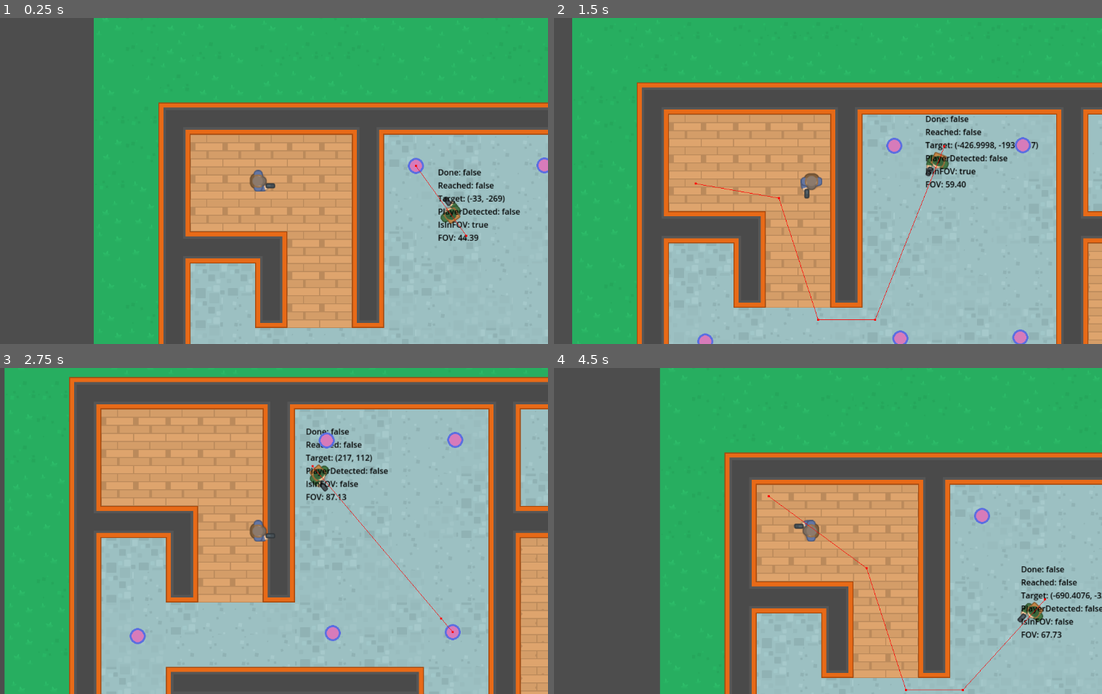
Above: before the commit, frames 1-4 (two rows, left to right).
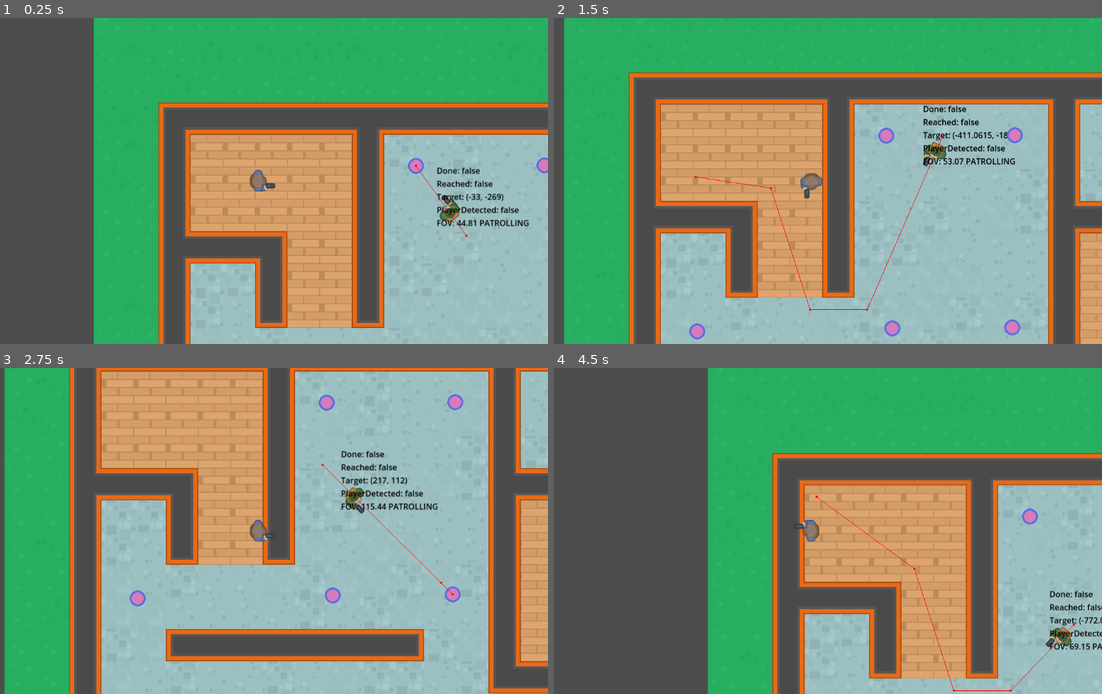
Above: after the commit, the same moments.

Repository: bluewind109/DontMindMe
Game: Godot game, scene res://scenes/level_map/level_map.tscn
The game is run twice, just before and just after one commit, with the same random seed, the same clock (stepped at 60 frames per second) and the same inputs.
Inputs (mouse positions are in pixels of both pictures, inside the frame that each line leads up to):
- Up to frame 1 (0.25 s): no input
- Up to frame 2 (1.5 s): move the mouse to (937, 164) at 0.52 s; hold D (right) 0.53-1.28 s; click (937, 164) at 0.6 s; move the mouse to (696, 197) at 1.27 s; hold S (down) from 1.28 s (still down); click (696, 197) at 1.35 s
- Up to frame 3 (2.75 s): move the mouse to (317, 459) at 2.02 s; release S (down) at 2.03 s; hold D (right) from 2.03 s (still down); click (317, 459) at 2.1 s
- Up to frame 4 (4.5 s): move the mouse to (784, 596) at 2.77 s; release D (right) at 2.78 s; hold W (up) 2.78-3.53 s; click (784, 596) at 2.85 s; move the mouse to (986, 579) at 3.52 s; hold A (left) from 3.53 s (still down); click (986, 579) at 3.6 s; move the mouse to (636, 482) at 4.27 s; click (636, 482) at 4.35 s

The runs differ from the first frame. In frame 1, 1.1% of the frame differs, in the area x 79-97%, y 45-69%; in frame 2, 27%; in frame 3, 32%; in frame 4, 35%, in the area x 19-100%, y 0-100%.

Commit message:
Add NPC behaviour state

Diff:
--- a/scenes/npc/npc.gd
+++ b/scenes/npc/npc.gd
@@ -1,6 +1,12 @@
 extends CharacterBody2D
 
 const SPEED: float = 240.0
+
+enum ENEMY_STATE {
+	PATROLLING,
+	CHASING,
+	SEARCHING
+}
 
 @export var patrol_points: NodePath
 
@@ -13,6 +19,7 @@
 var _waypoints: Array = []
 var _current_wp: int = 0
 var _player_ref: Player
+var _state: ENEMY_STATE = ENEMY_STATE.PATROLLING
 
 func _ready():
 	set_physics_process(false)
@@ -31,8 +38,9 @@
 		nav_agent.target_position = get_global_mouse_position()
 
 	raycast_to_player()
+	update_state()
+	update_movement()
 	update_navigation()
-	process_patrolling()
 	set_label()
 
 
@@ -59,6 +67,10 @@
 	return false
 
 
+func can_see_player() -> bool:
+	return player_in_fov() and player_detected()
+
+
 func update_navigation() -> void:
 	if (!nav_agent.is_navigation_finished()):
 		var next_path_position: Vector2 = nav_agent.get_next_path_position()
@@ -74,9 +86,41 @@
 	_current_wp += 1
 
 
+func set_nav_to_player() -> void:
+	nav_agent.target_position = _player_ref.global_position
+
+
 func process_patrolling() -> void:
 	if (nav_agent.is_navigation_finished()):
 		navigate_wp()
+
+
+func process_chasing() -> void:
+	set_nav_to_player()
+
+
+func update_movement() -> void:
+	match _state:
+		ENEMY_STATE.PATROLLING:
+			process_patrolling()
+		ENEMY_STATE.CHASING:
+			process_chasing()
+
+
+func set_state(new_state: ENEMY_STATE) -> void:
+	if (new_state == _state):
+		return
+	_state = new_state
+
+
+func update_state() -> void:
+	var new_state = _state
+	var can_see = can_see_player()
+	if (can_see_player()):
+		new_state = ENEMY_STATE.CHASING
+	else:
+		new_state = ENEMY_STATE.PATROLLING
+	set_state(new_state)
 
 
 func set_label() -> void:
@@ -84,6 +128,5 @@
 	status_string += "Reached: %s\n" % nav_agent.is_target_reached()
 	status_string += "Target: %s\n" % nav_agent.target_position
 	status_string += "PlayerDetected: %s\n" % player_detected()
-	status_string += "IsInFOV: %s\n" % player_in_fov()
-	status_string += "FOV: %.2f\n" % get_fov_angle()
+	status_string += "FOV: %.2f %s\n" % [get_fov_angle(), ENEMY_STATE.keys()[_state]]
 	label.text = status_string
--- a/scenes/player/player.gd
+++ b/scenes/player/player.gd
@@ -2,7 +2,7 @@
 
 class_name Player
 
-const SPEED: float = 200.0
+const SPEED: float = 300.0
 
 func _ready():
 	pass # Replace with function body.
